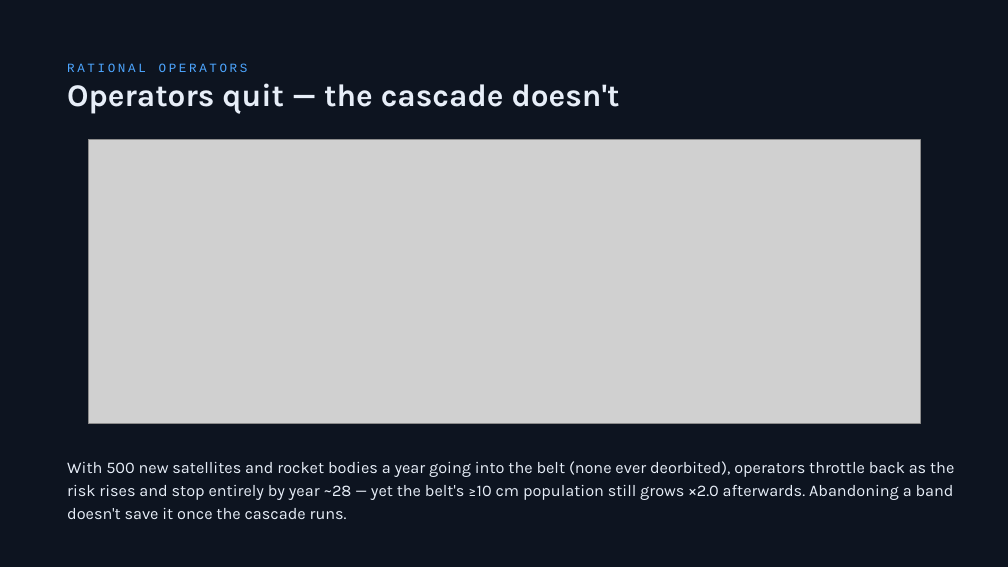
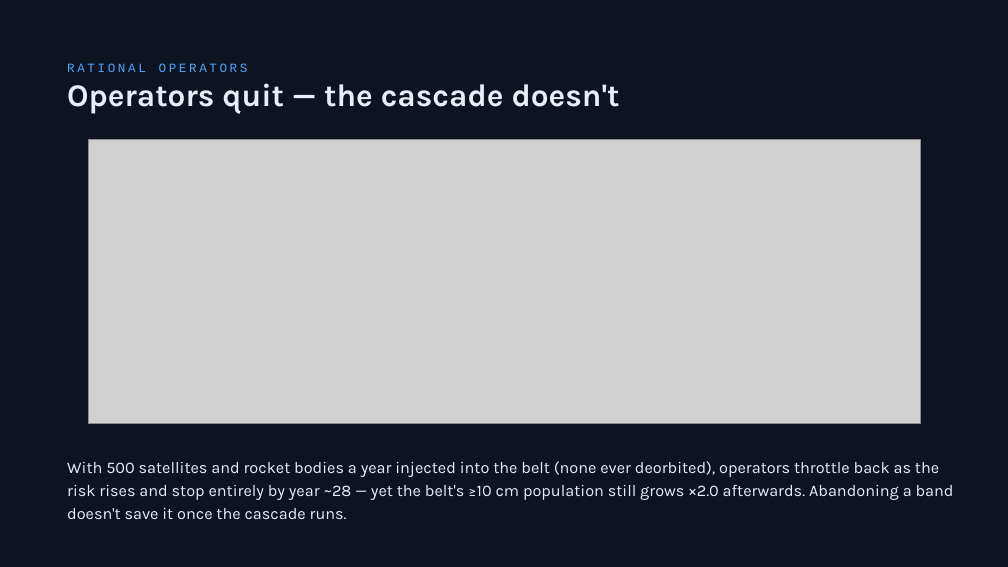
Before and after one commit to TimKadyrov/DebrisCascade, a slide deck: slide 15 of Barrel of Nails — Kessler Study.pptx. Drawn at 1008x567 pixels with LibreOffice and Linux fonts; fonts in the diff are those of the drawing; grey boxes stand for pictures. Boxes give left, top, right and bottom in pixels: in the first picture for what was removed or moved away, otherwise in the second. Text is boxed around its words. In the diff, an @@ line names an element or a change of style, - is before the commit and + after.

```diff
--- a/Barrel of Nails — Kessler Study.pptx
+++ b/Barrel of Nails — Kessler Study.pptx
@@ text at [67,461,954,519]: text changed @@
-With 500 new satellites and rocket bodies a year going into the belt (none ever deorbited), operators throttle back as the risk rises and stop entirely by year ~28 — yet the belt's ≥10 cm population still grows ×2.0 afterwards. Abandoning a band doesn't save it once the cascade runs.
+With 500 satellites and rocket bodies a year injected into the belt (none ever deorbited), operators throttle back as the risk rises and stop entirely by year ~28 — yet the belt's ≥10 cm population still grows ×2.0 afterwards. Abandoning a band doesn't save it once the cascade runs.
```
Also in this commit, not shown: 6 other slides changed, 9 other files.
